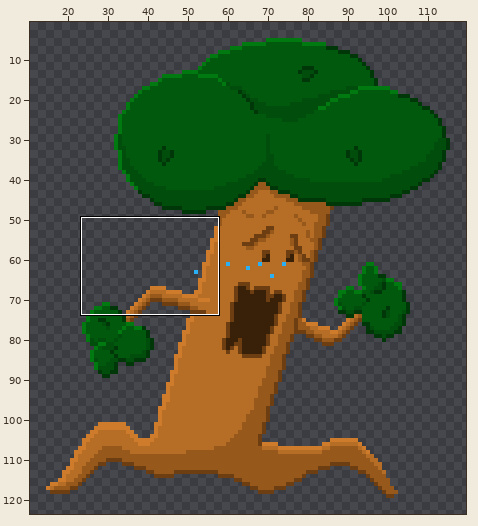
File history of a sprite sheet, assets/img/characters/tree/char_tree01.png. The picture above shows the old version from afar; the outline marks the close-up.
Close-up. As it was:
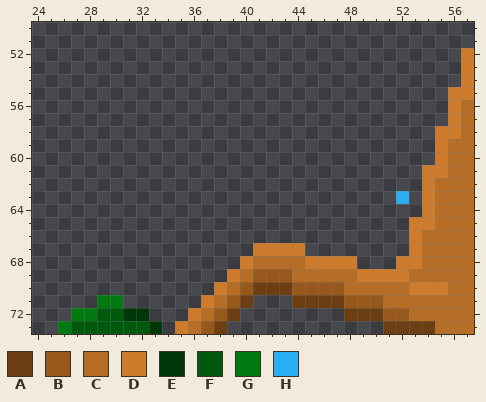
The file is 128x128 pixels. Colours within 5 levels of each other are drawn and written as one. Shown: x 24..57, y 50..73. The old version is drawn lined up with the new one. The wide view leaves out empty margins. The commit also changed other parts of the picture, which this record leaves out.
Palette (. is transparent): A #6d3e11  B #97581b  C #b66d25  D #ce7c2c  E #003708  F #00590d  G #007911  H #2baff4
Pixels before, first column x 26:
52 ...............................D
53 ...............................D
54 ...............................D
55 ..............................DD
56 ..............................DC
57 ..............................DC
58 .............................DDC
59 .............................DCC
60 .............................DCC
61 ............................DDCC
62 ............................DCCC
63 ..........................H.DCCC
64 ............................DCCC
65 ...........................DDCCC
66 ...........................DCCCC
67 ...............DDDD........DCCCC
68 ..............DCCCCDDDD...DDCCCC
69 .............DCBBBCCCCCDDDDCCCCC
70 ............DCBAAABBBBCCCCCDDDCC
71 ...GG......DCBA...AAAABBBCCCCCCC
72 .GGFFEE...DCBA........AAABBCCCCC
73 GFFFFFFE.DCBA............AAAACCC
And afterwards:
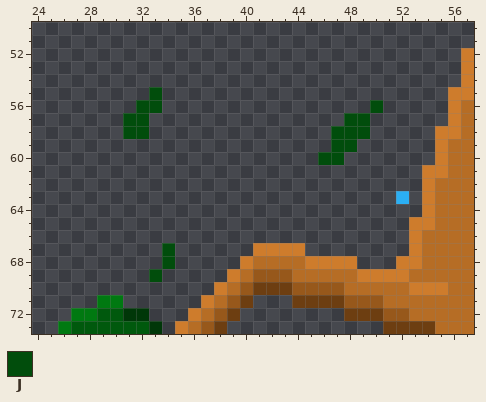
Colours new in this view: J #014d0c
What changed:
whole drawing moved by -6,+1 (the old picture is shown already moved)
There is now colour J in row 55 at x 33; in row 56 at x 32 to 33 and 50; in row 57 at x 31 to 32 and 48 to 49; in row 58 at x 31 to 32 and 47 to 49; in row 59 at x 47 to 48; in row 60 at x 46 to 47.
There is now colour J in rows 67 to 68 at x 34; in row 69 at x 33.
Changed places in both close-ups, as pixel boxes (x1, y1, x2, y2):
added: (123, 87, 162, 139)
added: (318, 100, 383, 165)
added: (149, 243, 175, 282)
